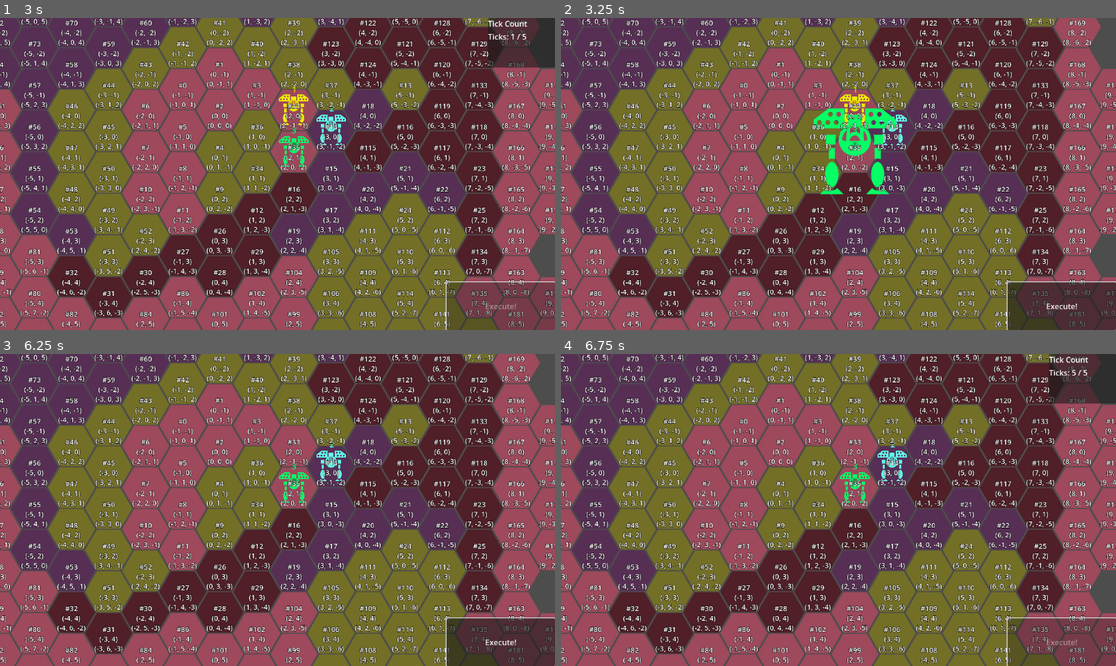
Above: before the commit, frames 1-4 (two rows, left to right).
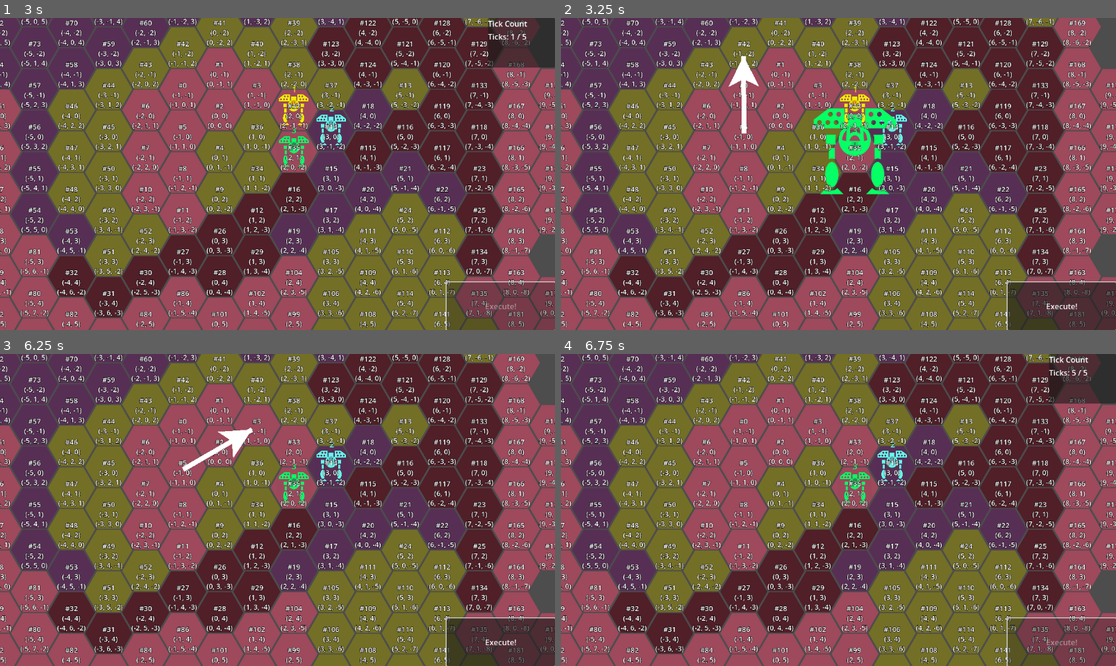
Above: after the commit, the same moments.

Repository: ArokhSlade/confetticore
Game: Godot game, scene res://game/game.tscn
The game is run twice, just before and just after one commit, with the same random seed, the same clock (stepped at 60 frames per second) and the same inputs.
Inputs (mouse positions are in pixels of both pictures, inside the frame that each line leads up to):
- Up to frame 1 (3 s): click "Execute!" at 0.5 s; move the mouse to (399, 158) at 1.27 s; press the mouse at (399, 158) at 1.28 s; tap Enter at 2 s; move the mouse to (166, 189) at 2.02 s; release the mouse at (166, 189) at 2.03 s; right-click (166, 189) at 2.1 s; click (166, 189) at 2.17 s; move the mouse to (333, 105) at 2.77 s; press the mouse at (333, 105) at 2.78 s
- Up to frame 2 (3.25 s): no input
- Up to frame 3 (6.25 s): release the mouse at (333, 441) at 3.5 s; click "Execute!" at 3.5 s; move the mouse to (249, 572) at 4.27 s; right-click (249, 572) at 4.35 s; click (249, 572) at 4.42 s; tap Space at 5 s; move the mouse to (444, 556) at 5.02 s; press the mouse at (444, 556) at 5.03 s; move the mouse to (111, 463) at 5.77 s; release the mouse at (111, 463) at 5.78 s; right-click (111, 463) at 5.85 s; click (111, 463) at 5.92 s
- Up to frame 4 (6.75 s): click "Execute!" at 6.5 s

Frame 1 is identical in both runs. In frame 2, 0.4% of the frame differs, in the area x 30-36%, y 12-38%; in frame 3, 0.4%, in the area x 32-46%, y 23-38%; in frame 4, nothing differs.

Commit message:
164 - WIP prototype implementation of HUD arrows for visualizing orders
https://tree.taiga.io/project/gerald_as-confetticore/task/164

Diff:
--- a/game/game.gd
+++ b/game/game.gd
@@ -12,9 +12,16 @@
 func _ready():
 	level.setup()
 	var hex_map = level.get_hex_map()
-	ui.setup(hex_map)
+	ui.setup(hex_map, PROTOTYPE_get_orders)
 	ai.setup(level.mechs, level.hex_map)
 	DEBUG_initiate_planning_mode_for_the_first_time()
+
+func PROTOTYPE_get_orders():
+	var mechs = level.mechs.get_mechs()
+	var orders = []
+	for mech : Mech in mechs:
+		orders.append(mech.order)
+	return orders
 
 func DEBUG_initiate_planning_mode_for_the_first_time():
 	ai.give_orders()
--- a/ui/arrow/arrow.gd
+++ b/ui/arrow/arrow.gd
@@ -21,7 +21,6 @@
 	var look_at_target = (head.position) + look_direction
 	look_at_target = self.global_transform * look_at_target
 	head.look_at(look_at_target)
-	# print("point: %s, foot: %s, head: %s, look_direction: %s" % [point.position, foot.position, head.position, look_direction])
 
 func _process(_delta):
 	update_positions()
--- a/ui/hud.gd
+++ b/ui/hud.gd
@@ -5,12 +5,17 @@
 
 @export var execute_button : Button
 @export var mech_info_panel : MechInfoPanel
+@export var arrow_scene : PackedScene
+
+@export var arrows : Node2D
+
 @onready var tick_count_display = $TickCountDisplay
 
-func switch_to_planning_mode():
+func switch_to_planning_mode(get_orders):
 	execute_button.disabled = false
 	tick_count_display.hide()
-	draw_arrows()
+	var orders = get_orders.call()
+	draw_arrows(orders)
 
 func switch_to_execute_mode(ticks_per_turn):
 	execute_button.disabled = true
@@ -18,11 +23,30 @@
 	tick_count_display.show()
 	erase_arrows()
 
-func draw_arrows():
-	pass
+#HACK(Gerald, 2025 09 25): hud is not supposed to know about orders or HexMap, it's supposed to get OrderVisualizers not Orders
+func draw_arrows(orders):
+	const Arrow = preload("res://ui/arrow/arrow.gd")
+	for order : Order in orders:
+		if order == null or order is StayOrder:
+			continue
+
+		var arrow : Arrow = arrow_scene.instantiate()
+		arrow.from = order.executor.global_position
+		var HACK_hex_map = order.executor.hex_map
+		if order is MoveOrder:
+			arrow.to = HACK_hex_map.hex_to_global(order.target)
+		elif order is AttackOrder:
+			arrow.to = order.target.global_position
+		arrow.from = arrow.to_local(arrow.from)
+		arrow.to = arrow.to_local(arrow.to)
+
+		arrows.add_child(arrow)
+
 
 func erase_arrows():
-	pass
+	for arrow in arrows.get_children():
+		arrows.remove_child(arrow)
+		arrow.queue_free()
 
 func _on_execute_button_pressed():
 	execute_button_pressed.emit()
--- a/ui/hud.tscn
+++ b/ui/hud.tscn
@@ -1,13 +1,16 @@
-[gd_scene load_steps=4 format=3 uid="uid://4bxvw6r457g0"]
+[gd_scene load_steps=5 format=3 uid="uid://4bxvw6r457g0"]
 
 [ext_resource type="Script" uid="uid://db3fj6iirdct4" path="res://ui/hud.gd" id="1_rbyyf"]
+[ext_resource type="PackedScene" uid="uid://bl1tqe4rawspk" path="res://ui/arrow/arrow.tscn" id="2_7ihmi"]
 [ext_resource type="PackedScene" uid="uid://b1dkw3ad7aw8c" path="res://ui/mech_info_panel/mech_info_panel.tscn" id="2_276te"]
 [ext_resource type="PackedScene" uid="uid://d0twv4uiteecm" path="res://ui/tick_count_display.tscn" id="3_546lt"]
 
-[node name="HUD" type="CanvasLayer" node_paths=PackedStringArray("execute_button", "mech_info_panel")]
+[node name="HUD" type="CanvasLayer" node_paths=PackedStringArray("execute_button", "mech_info_panel", "arrows")]
 script = ExtResource("1_rbyyf")
 execute_button = NodePath("ExecuteButton")
 mech_info_panel = NodePath("MechInfoPanel")
+arrow_scene = ExtResource("2_7ihmi")
+arrows = NodePath("Arrows")
 
 [node name="ExecuteButton" type="Button" parent="."]
 anchors_preset = -1
@@ -26,4 +29,6 @@
 [node name="TickCountDisplay" parent="." instance=ExtResource("3_546lt")]
 visible = false
 
+[node name="Arrows" type="Node2D" parent="."]
+
 [connection signal="pressed" from="ExecuteButton" to="." method="_on_execute_button_pressed"]
--- a/ui/ui.gd
+++ b/ui/ui.gd
@@ -7,11 +7,14 @@
 @export var hud : HUD
 @export var player_input : PlayerInput
 
-func setup(hex_map):
+var PROTOTYPE_get_orders : Callable
+
+func setup(hex_map, get_orders):
 	player_input.setup(hex_map)
+	PROTOTYPE_get_orders = get_orders
 
 func switch_to_planning_mode():
-	hud.switch_to_planning_mode()
+	hud.switch_to_planning_mode(PROTOTYPE_get_orders)
 	player_input.wake_up()
 
 func switch_to_execute_mode(ticks_per_turn):
